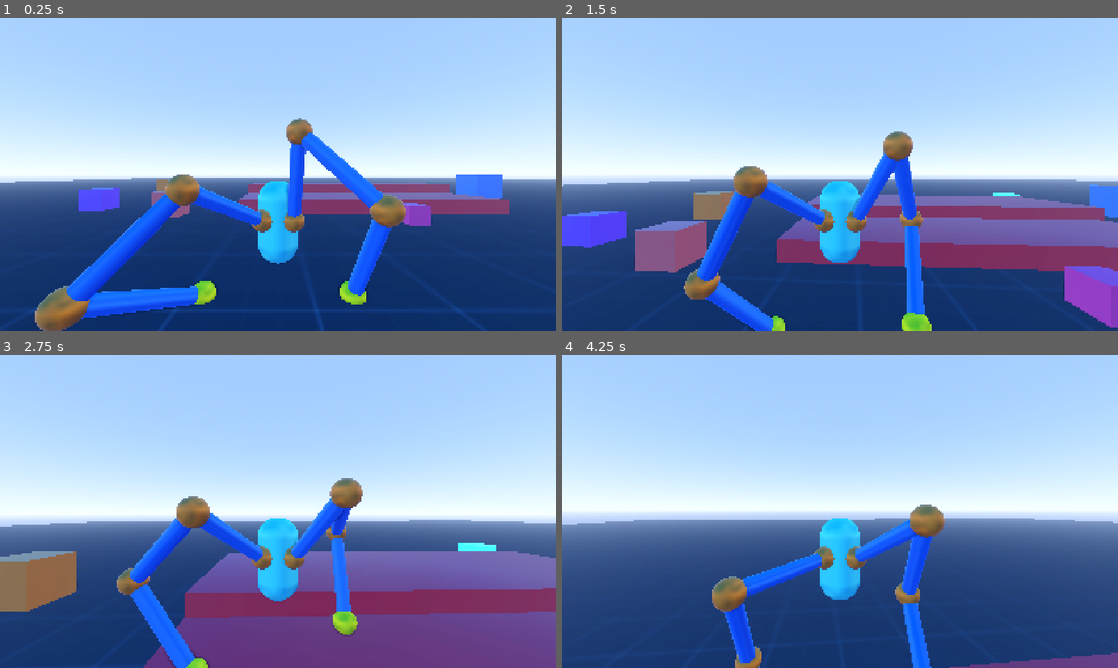
Above: before the commit, frames 1-4 (two rows, left to right).
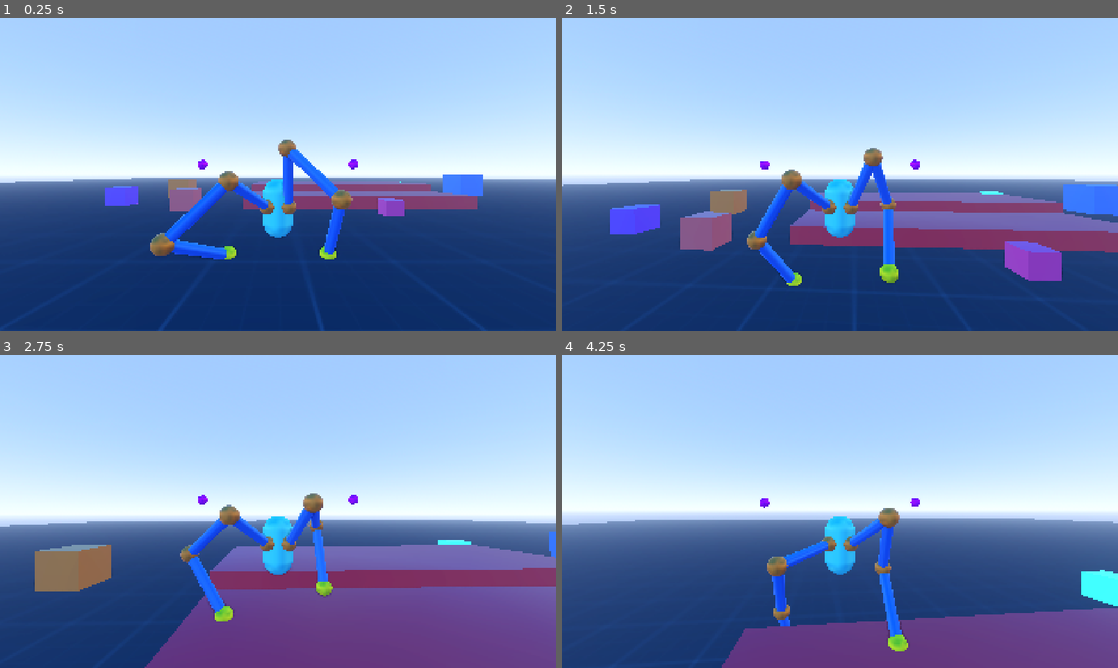
Above: after the commit, the same moments.

Repository: lliamsymonds04/doc-oc
Game: Godot game, scene res://main.tscn
The game is run twice, just before and just after one commit, with the same random seed, the same clock (stepped at 60 frames per second) and the same inputs.
Inputs (mouse positions are in pixels of both pictures, inside the frame that each line leads up to):
- Up to frame 1 (0.25 s): no input
- Up to frame 2 (1.5 s): move the mouse to (867, 174) at 0.52 s; hold W (forward) from 0.53 s (still down); tap Space (jump) at 0.77 s; move the mouse to (812, 174) at 1.27 s
- Up to frame 3 (2.75 s): keep holding W (forward); tap Space (jump) at 1.52 s; move the mouse to (289, 505) at 2.02 s
- Up to frame 4 (4.25 s): keep holding W (forward); move the mouse to (834, 517) at 2.77 s; tap Space (jump) at 3.02, 3.77 s; move the mouse to (878, 514) at 3.52 s

The runs differ from the first frame. In frame 1, 15% of the frame differs, in the area x 6-92%, y 32-100%; in frame 2, 22%, in the area x 0-100%, y 36-100%; in frame 3, 19%; in frame 4, 17%.

Commit message:
feat: added apply floor to enforce min joint height to prevent limbs going close to the floor

Diff:
--- a/systems/inverse_kinematics/basic_arm.gd
+++ b/systems/inverse_kinematics/basic_arm.gd
@@ -12,6 +12,7 @@
 @export var joint_radius: float = 0.25
 @export var step_duration: float = 0.25
 @export var lift_height: float = 0.8
+@export var joint_y_margin: float = 0.6
 
 const GROUNDED_DISTANCE_CHECK: float = 0.2
 
@@ -40,6 +41,7 @@
 		positions.append(positions[i] + target_dir * limb_length)
 
 	solver = FabrikSolver.new(positions)
+	solver.floor_y_margin = joint_y_margin
 	_build_visualizer()
 
 # public methods
--- a/systems/inverse_kinematics/fabrik_solver.gd
+++ b/systems/inverse_kinematics/fabrik_solver.gd
@@ -7,6 +7,7 @@
 var bend_hint := Vector3.ZERO
 var tolerance: float = 0.01
 var max_iterations: int = 10
+var floor_y_margin: float = 0.0
 
 func _init(p_joints: PackedVector3Array):
 	joints = p_joints
@@ -48,6 +49,11 @@
 
 	bend_hint = pole_vec
 
+func _apply_floor(floor_y: float, margin: float) -> void:
+	for i in range(1, joints.size() - 1):
+		if joints[i].y < floor_y + margin:
+			joints[i].y = floor_y + margin
+
 func solve(target: Vector3, root: Vector3, pole: Vector3) -> PackedVector3Array:
 	var dist_to_target = root.distance_to(target)
 
@@ -61,6 +67,7 @@
 	for _iter in range(max_iterations):
 		if joints[joints.size() - 1].distance_to(target) < tolerance:
 			apply_pole(target, root, pole)
+			_apply_floor(target.y, floor_y_margin)
 			return joints
 
 		joints[joints.size() - 1] = target
@@ -76,6 +83,7 @@
 			joints[i + 1] = joints[i].lerp(joints[i + 1], lam)
 
 		apply_pole(target, root, pole)
+		_apply_floor(target.y, floor_y_margin)
 
 	return joints
 
--- a/systems/player/player.tscn
+++ b/systems/player/player.tscn
@@ -6,6 +6,14 @@
 [sub_resource type="CapsuleShape3D" id="CapsuleShape3D_m2c1y"]
 
 [sub_resource type="StandardMaterial3D" id="StandardMaterial3D_pftr6"]
+albedo_color = Color(1, 0, 1, 1)
+
+[sub_resource type="SphereMesh" id="SphereMesh_m2c1y"]
+material = SubResource("StandardMaterial3D_pftr6")
+radius = 0.1
+height = 0.2
+
+[sub_resource type="StandardMaterial3D" id="StandardMaterial3D_ktl23"]
 albedo_color = Color(0.47058824, 1, 1, 1)
 
 [sub_resource type="CapsuleMesh" id="CapsuleMesh_m2c1y"]
@@ -26,7 +34,10 @@
 transform = Transform3D(1, 0, 0, 0, 1, 0, 0, 0, 1, 1.1221828, -1.0896435, 0.6019857)
 
 [node name="Pole" type="Marker3D" parent="Hitbox/ArmRight" unique_id=1263360260]
-transform = Transform3D(1, 0, 0, 0, 1, 0, 0, 0, 1, 0.54553735, 0.7931467, 0.85597676)
+transform = Transform3D(1, 0, 0, 0, 1, 0, 0, 0, 1, 1.2590001, 1.263228, 2.2636716)
+
+[node name="MeshInstance3D" type="MeshInstance3D" parent="Hitbox/ArmRight/Pole" unique_id=102810832]
+mesh = SubResource("SphereMesh_m2c1y")
 
 [node name="ArmLeft" type="Marker3D" parent="Hitbox" unique_id=1544114397]
 transform = Transform3D(1, 0, 0, 0, 1, 0, 0, 0, 1, -0.353, 0.1, 0.377)
@@ -35,16 +46,37 @@
 transform = Transform3D(1, 0, 0, 0, 1, 0, 0, 0, 1, -1.122, -1.09, 0.602)
 
 [node name="Pole" type="Marker3D" parent="Hitbox/ArmLeft" unique_id=515761756]
+transform = Transform3D(1, 0, 0, 0, 1, 0, 0, 0, 1, -1.25863, 1.2566742, 2.2596457)
+
+[node name="MeshInstance3D" type="MeshInstance3D" parent="Hitbox/ArmLeft/Pole" unique_id=1295289999]
+mesh = SubResource("SphereMesh_m2c1y")
+
+[node name="ArmTopRight" type="Marker3D" parent="Hitbox" unique_id=373168355]
+transform = Transform3D(1, 0, 0, 0, 1, 0, 0, 0, 1, 0.353, 0.506, 0.377)
+
+[node name="Target" type="Marker3D" parent="Hitbox/ArmTopRight" unique_id=1012489981]
+transform = Transform3D(1, 0, 0, 0, 1, 0, 0, 0, 1, 1.1221828, -1.0896435, -1.5805304)
+
+[node name="Pole" type="Marker3D" parent="Hitbox/ArmTopRight" unique_id=183985606]
+transform = Transform3D(1, 0, 0, 0, 1, 0, 0, 0, 1, 0.54553735, 0.7931467, 0.85597676)
+
+[node name="ArmTopLeft" type="Marker3D" parent="Hitbox" unique_id=1017648186]
+transform = Transform3D(1, 0, 0, 0, 1, 0, 0, 0, 1, -0.353, 0.5156874, 0.377)
+
+[node name="Target" type="Marker3D" parent="Hitbox/ArmTopLeft" unique_id=630538761]
+transform = Transform3D(1, 0, 0, 0, 1, 0, 0, 0, 1, -1.122, -1.3213141, -1.7524953)
+
+[node name="Pole" type="Marker3D" parent="Hitbox/ArmTopLeft" unique_id=144475676]
 transform = Transform3D(1, 0, 0, 0, 1, 0, 0, 0, 1, -0.546, 0.793, 0.856)
 
 [node name="MeshInstance3D" type="MeshInstance3D" parent="." unique_id=1008928997]
 transform = Transform3D(1, 0, 0, 0, 1, 0, 0, 0, 1, 0, 1.0040846, 0)
-material_override = SubResource("StandardMaterial3D_pftr6")
+material_override = SubResource("StandardMaterial3D_ktl23")
 mesh = SubResource("CapsuleMesh_m2c1y")
 
 [node name="SpringArm3D" type="SpringArm3D" parent="." unique_id=889996896]
 transform = Transform3D(1, 0, 0, 0, 1, 0, 0, 0, 1, 0, 2.1461957, 0)
-spring_length = 5.0
+spring_length = 7.0
 script = ExtResource("1_2anqx")
 sensitivity = 0.04
 
